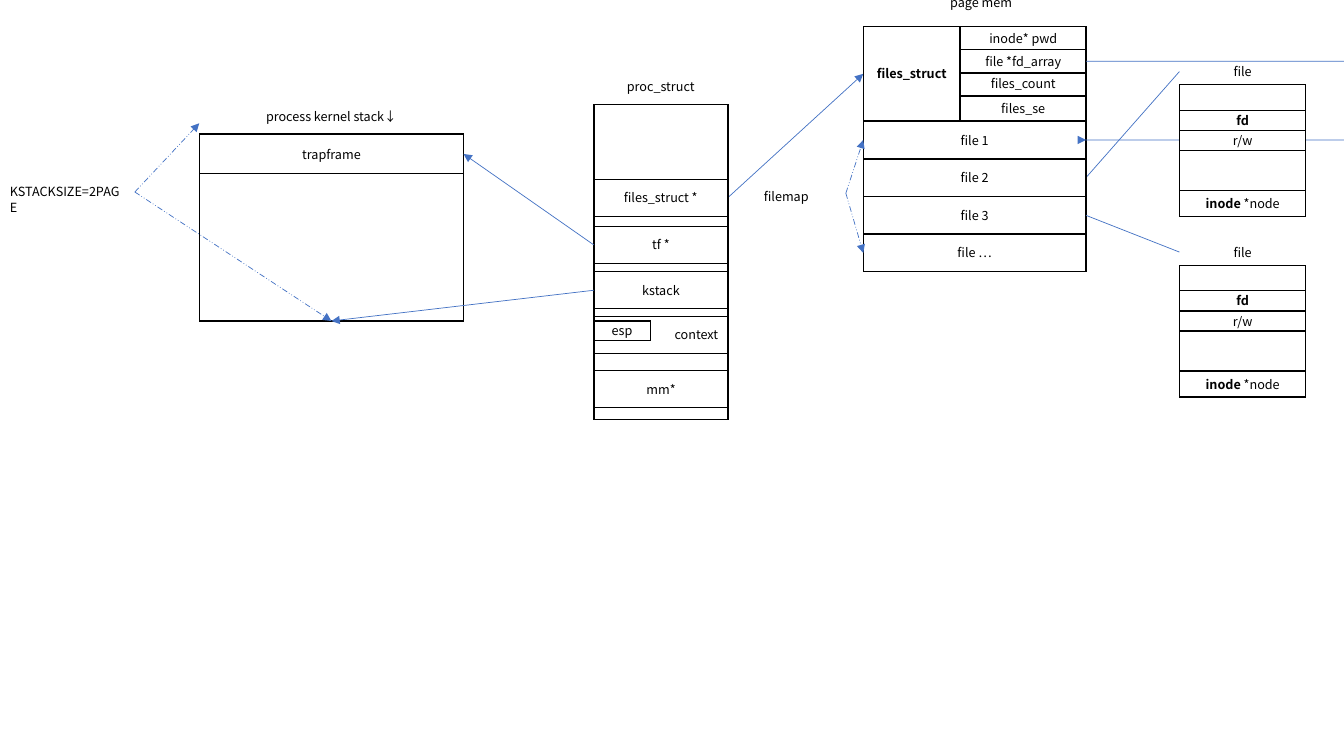
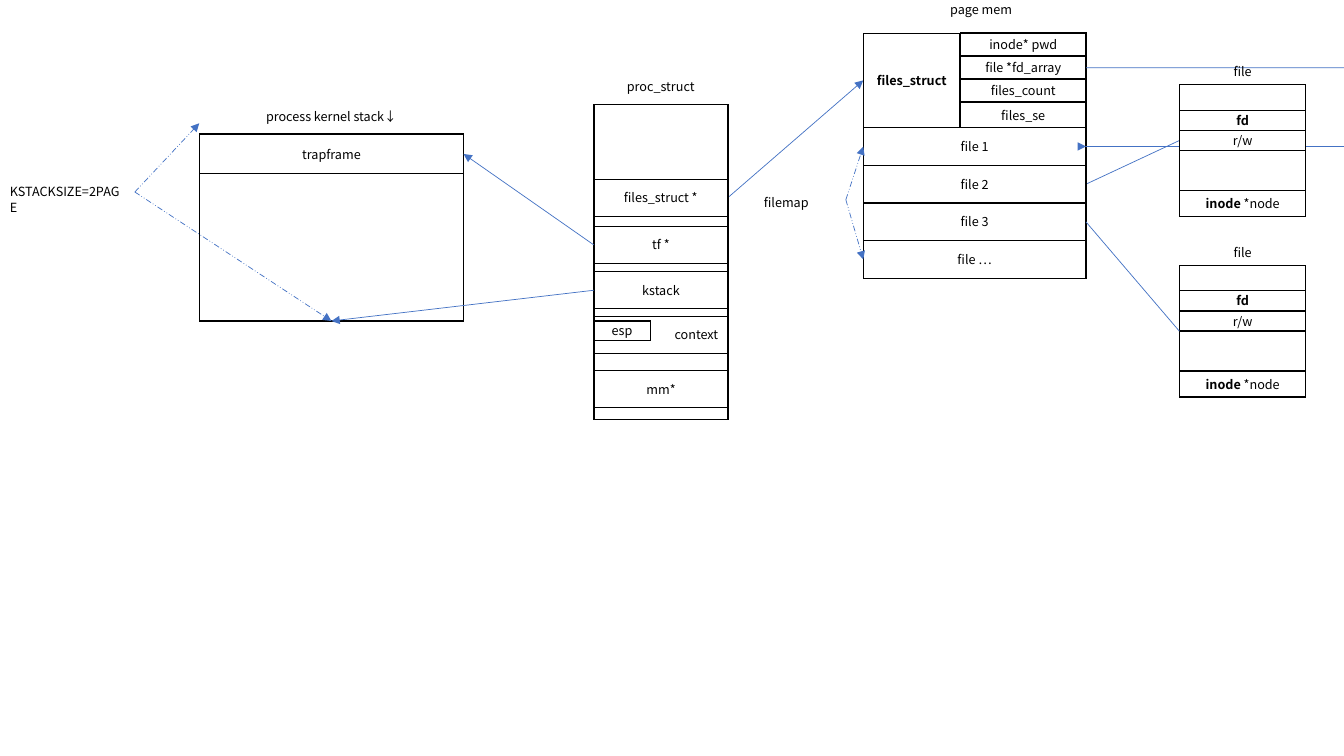
Before and after one commit to libinyl/lcore, a slide deck: slide 2 of ppts/文件系统.pptx. Drawn at 1344x756 pixels with LibreOffice and Linux fonts; fonts in the diff are those of the drawing. Boxes give left, top, right and bottom in pixels: in the first picture for what was removed or moved away, otherwise in the second. Text is boxed around its words. In the diff, an @@ line names an element or a change of style, - is before the commit and + after.

```diff
--- a/ppts/文件系统.pptx
+++ b/ppts/文件系统.pptx
@@ arrow moved from (728, 198) - (863, 74) to (728, 198) - (863, 81) @@
@@ line moved from (1086, 177) - (1180, 72) to (1086, 185) - (1180, 140) @@
@@ 10 rectangles, 2 texts, 2 arrows, 1 curved arrow: place and size @@
-10 rectangles, 2 texts, 2 arrows, 1 curved arrow at [764, 0, 1104, 271]
+10 rectangles, 2 texts, 2 arrows, 1 curved arrow at [764, 7, 1104, 278]
@@ line moved from (1086, 216) - (1180, 252) to (1086, 222) - (1180, 332) @@
```
Also in this commit, not shown: 3 slides added, 1 slide removed, 21 other files.
